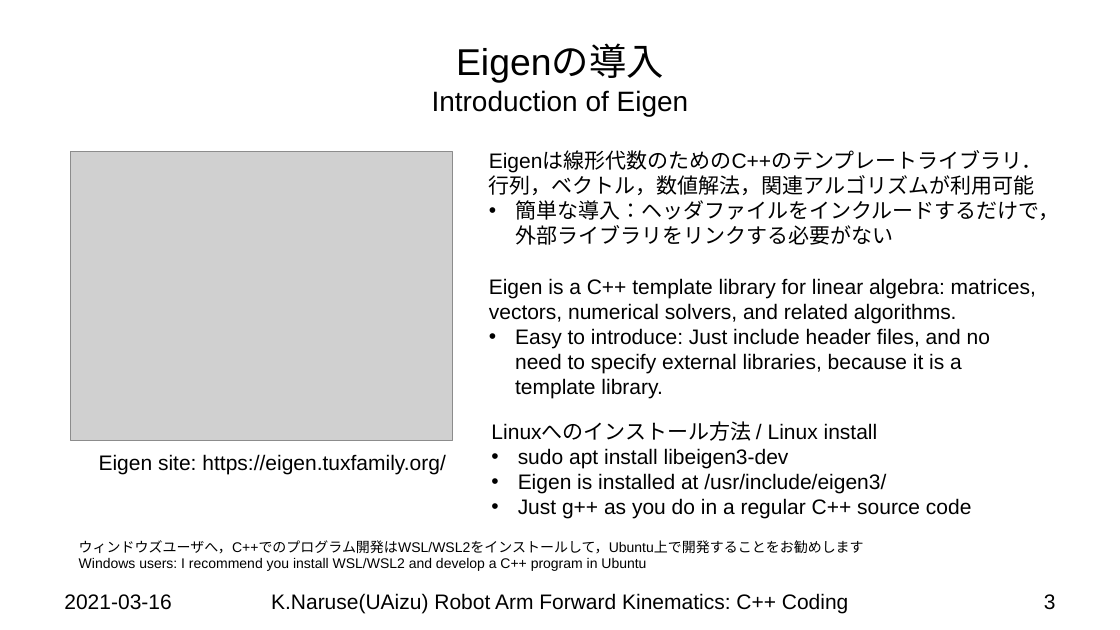
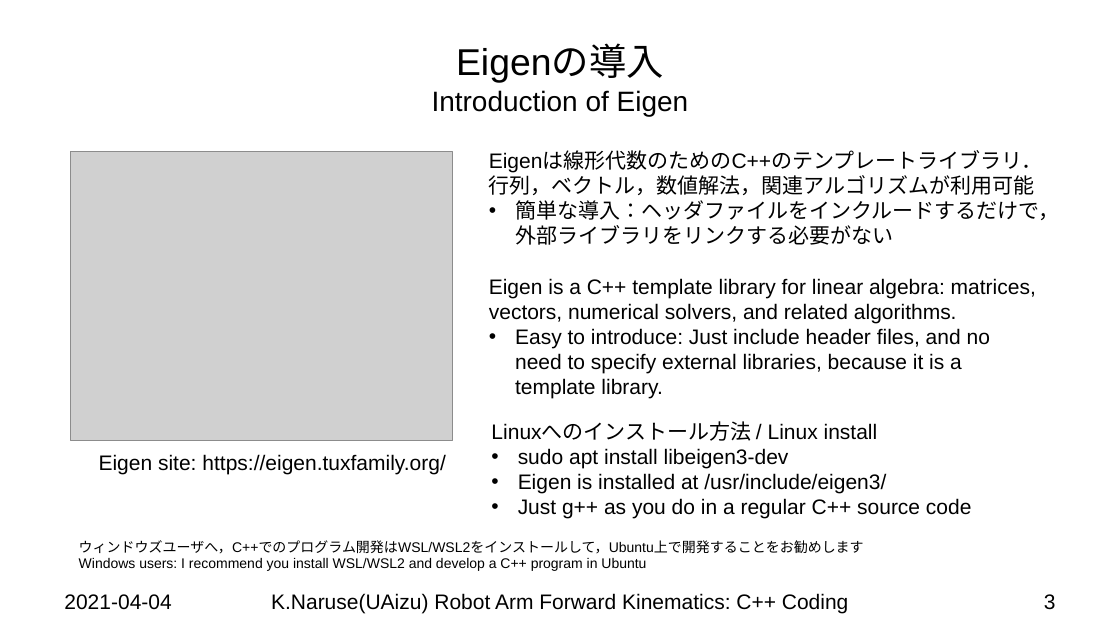
Before and after one commit to keitaronaruse/Naruse-robotics-tutorial, a slide deck: slide 3 of doc/slides/Robot-Arm-Forward-Kinematics-CPP-Code.pptx. Drawn at 1120x630 pixels with LibreOffice and Linux fonts; fonts in the diff are those of the drawing; grey boxes stand for pictures; background and template pictures are left out. Boxes give left, top, right and bottom in pixels: in the first picture for what was removed or moved away, otherwise in the second. Text is boxed around its words. In the diff, an @@ line names an element or a change of style, - is before the commit and + after.

```diff
--- a/doc/slides/Robot-Arm-Forward-Kinematics-CPP-Code.pptx
+++ b/doc/slides/Robot-Arm-Forward-Kinematics-CPP-Code.pptx
@@ text at <box>64,594,171,610</box>: text changed @@
-2021-03-16
+2021-04-04
```
Also in this commit, not shown: 4 other slides changed, 3 other files.
